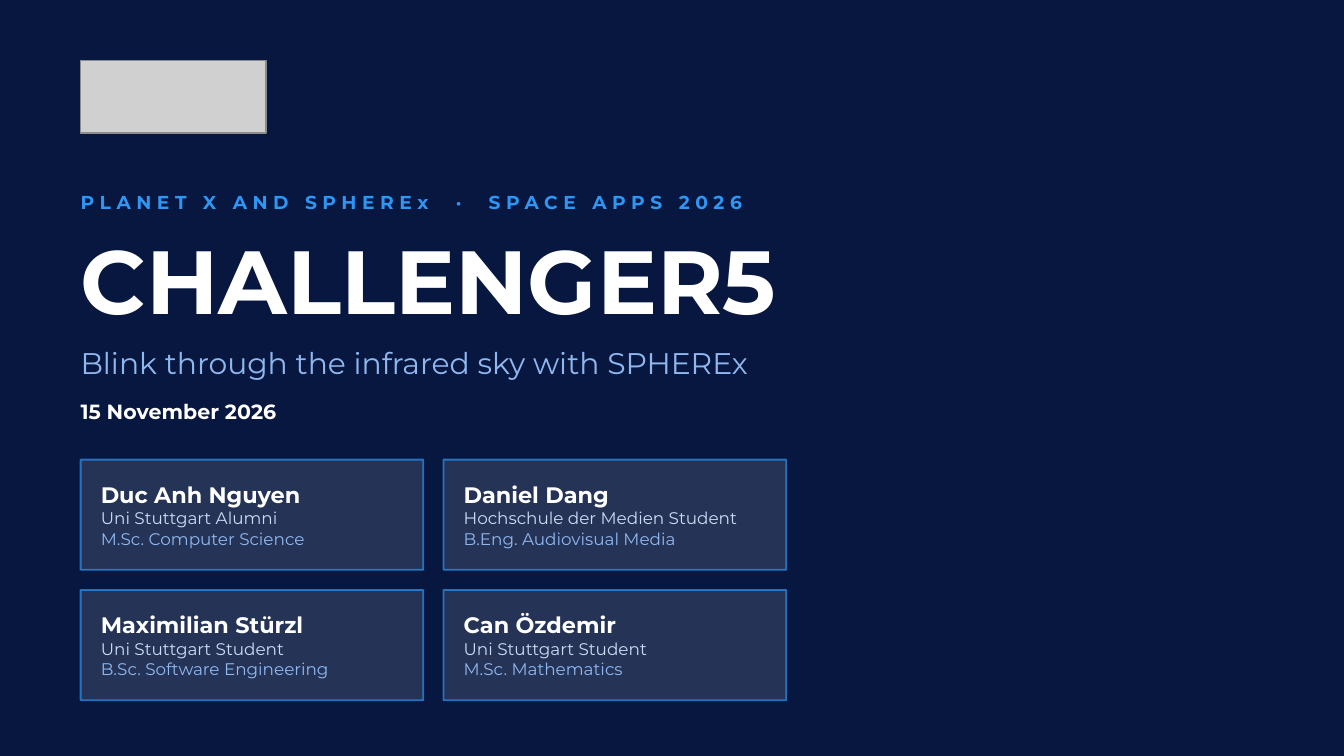
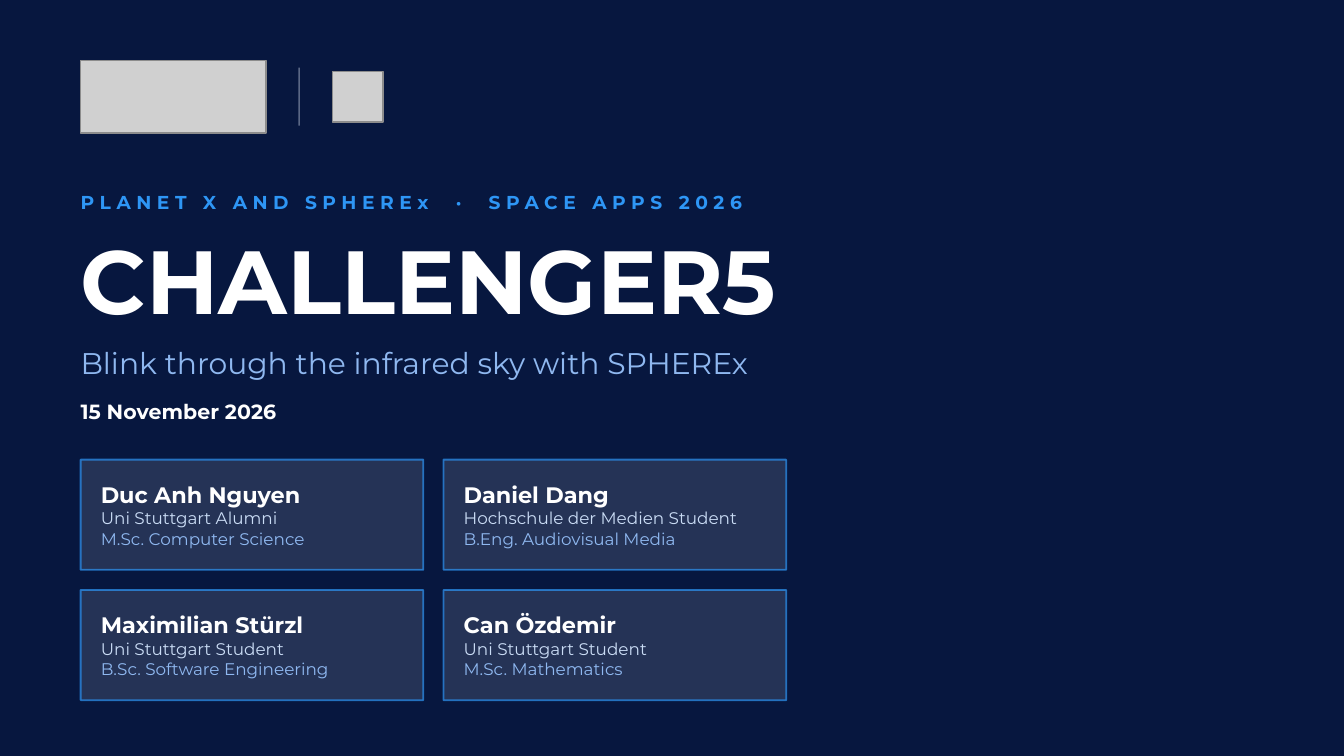
Before and after one commit to ngydc/sac-challenger5, a slide deck: slide 1 of docs/submission/CHALLENGER5_pitch.pptx. Drawn at 1344x756 pixels with LibreOffice and Linux fonts; fonts in the diff are those of the drawing; grey boxes stand for pictures; background and template pictures are left out. Boxes give left, top, right and bottom in pixels: in the first picture for what was removed or moved away, otherwise in the second. Text is boxed around its words. In the diff, an @@ line names an element or a change of style, - is before the commit and + after.

```diff
--- a/docs/submission/CHALLENGER5_pitch.pptx
+++ b/docs/submission/CHALLENGER5_pitch.pptx
@@ rectangle added at <box>298,67,300,125</box>, fill #5A6785 @@
@@ picture added at <box>332,71,383,122</box> @@
```
Also in this commit, not shown: 7 other slides changed, 1 slide removed, 1 other file.
